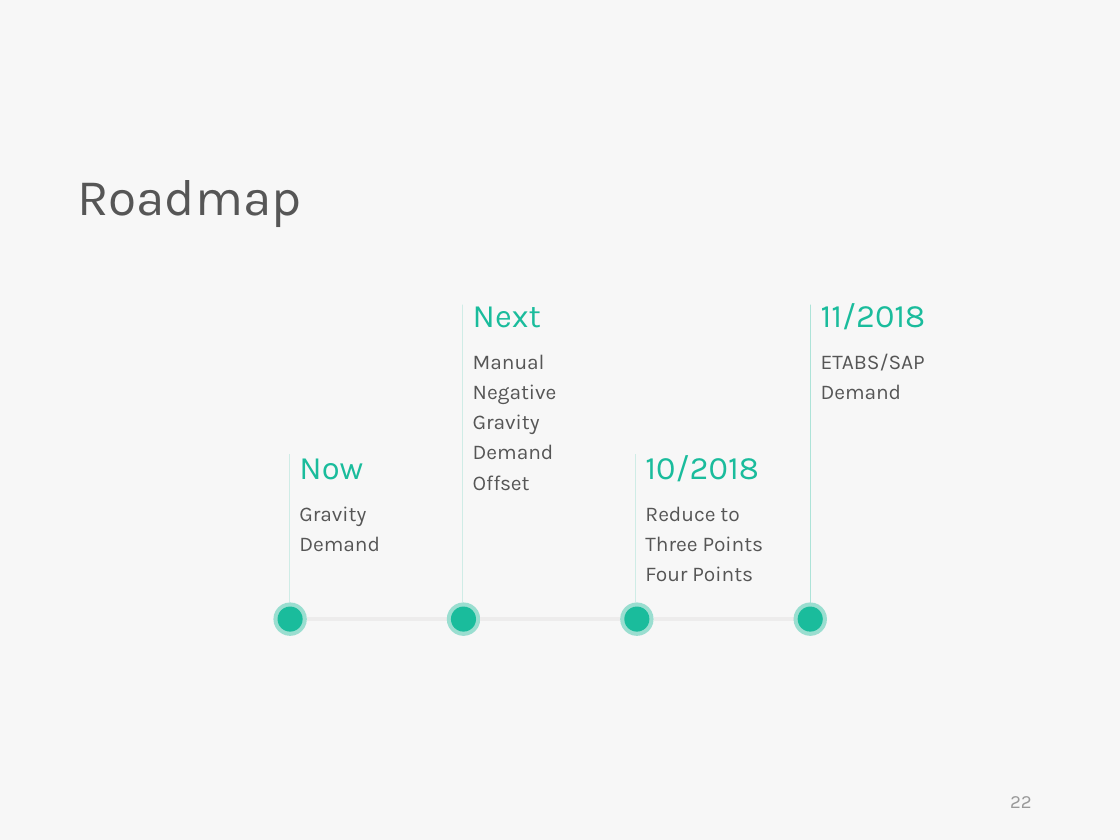
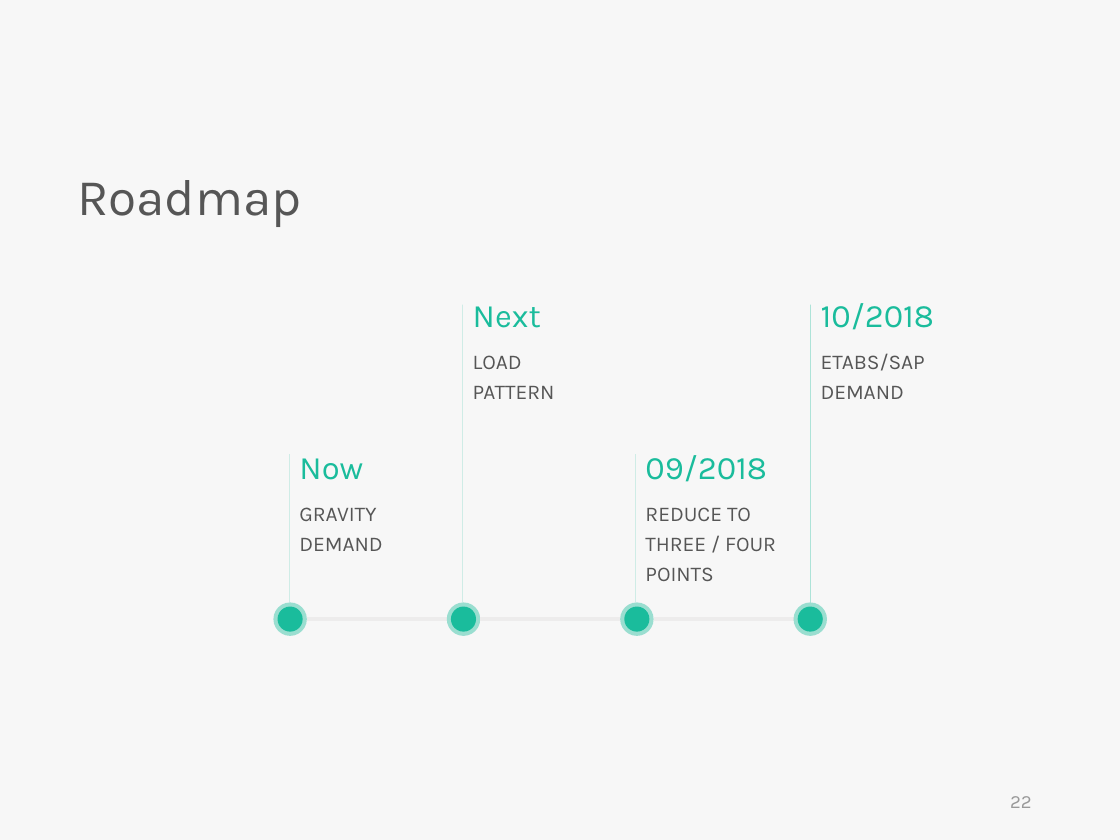
Before and after one commit to skyran1278/VbaProject, a slide deck: slide 22 of 20180126_SmartSplice/20180823_Meeting/SmartSplice.pptx. Drawn at 1120x840 pixels with LibreOffice and Linux fonts; fonts in the diff are those of the drawing. Boxes give left, top, right and bottom in pixels: in the first picture for what was removed or moved away, otherwise in the second. Text is boxed around its words. In the diff, an @@ line names an element or a change of style, - is before the commit and + after.

```diff
--- a/20180126_SmartSplice/20180823_Meeting/SmartSplice.pptx
+++ b/20180126_SmartSplice/20180823_Meeting/SmartSplice.pptx
@@ text at <box>821,303,934,330</box>: text changed @@
-11/2018
+10/2018
@@ text at <box>473,355,555,399</box>: text changed @@
-Manual Negative Gravity Demand Offset
+LOAD PATTERN
@@ text at <box>821,353,925,399</box>: text changed @@
-ETABS/SAP Demand
+ETABS/SAP DEMAND
@@ text at <box>645,455,767,482</box>: text changed @@
-10/2018
+09/2018
@@ text at <box>299,507,382,551</box>: text changed @@
-Gravity Demand
+GRAVITY DEMAND
@@ text at <box>645,507,776,581</box>: text changed @@
-Reduce to Three Points Four Points
+REDUCE TO THREE / FOUR POINTS
```
Also in this commit, not shown: 17 other slides changed, 3 slides added, 3 slides removed, 5 other files.
